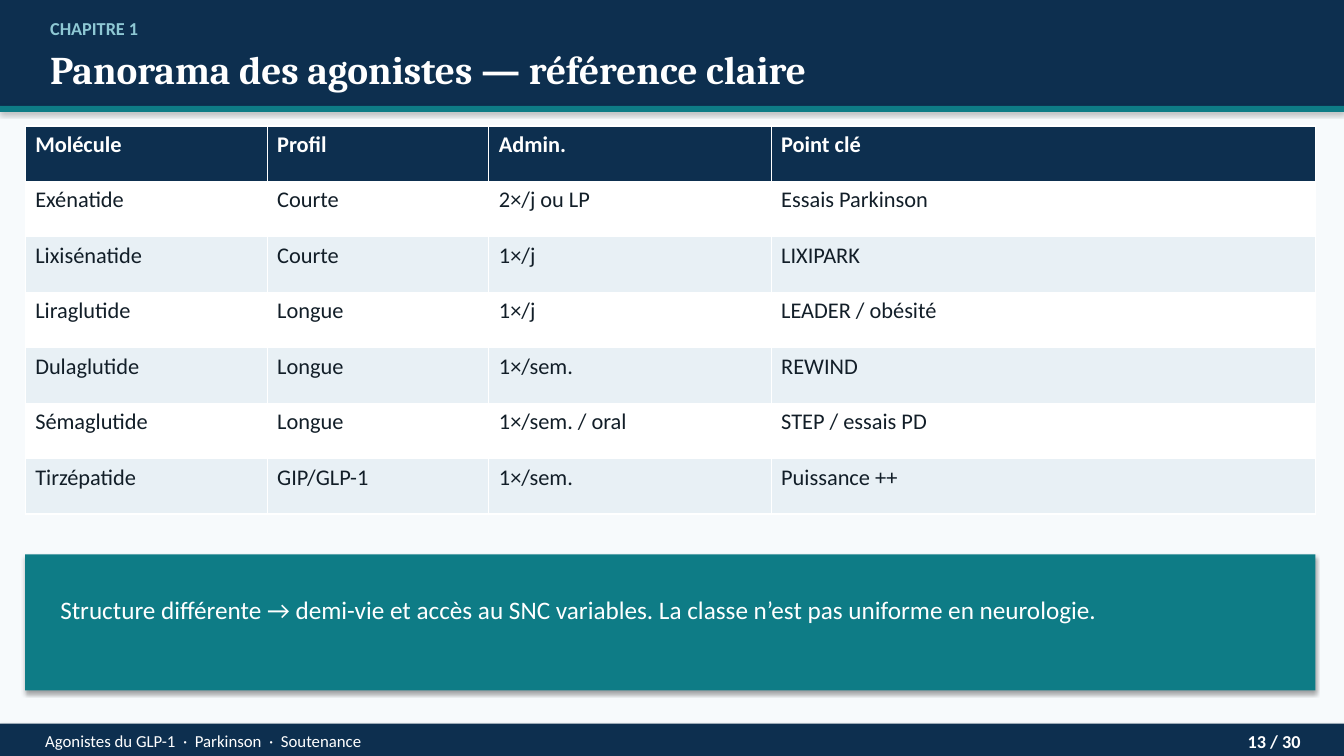
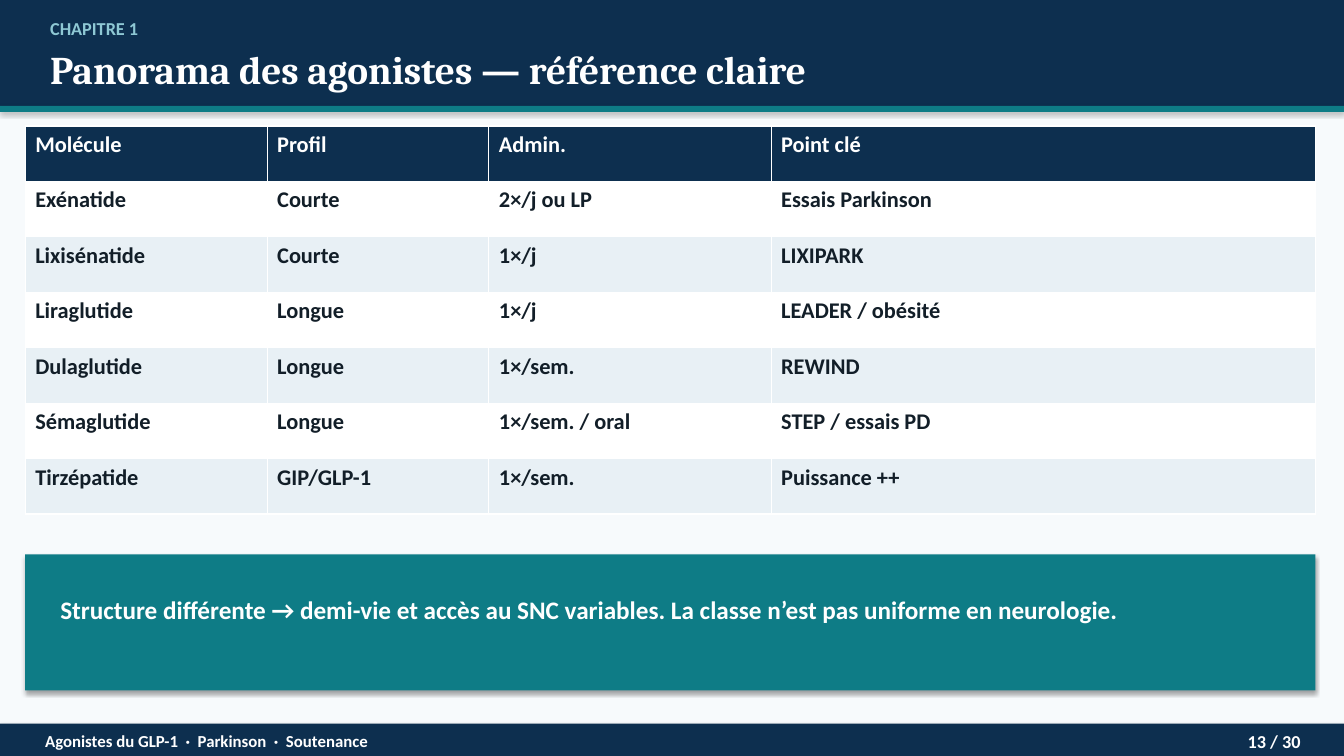
Before and after one commit to Mashtal-Platform/mashtal-platform, a slide deck: slide 13 of docs/presentation/Soutenance_GLP1_Parkinson.pptx. Drawn at 1344x756 pixels with LibreOffice and Linux fonts; fonts in the diff are those of the drawing. Boxes give left, top, right and bottom in pixels: in the first picture for what was removed or moved away, otherwise in the second. Text is boxed around its words. In the diff, an @@ line names an element or a change of style, - is before the commit and + after.

```diff
--- a/docs/presentation/Soutenance_GLP1_Parkinson.pptx
+++ b/docs/presentation/Soutenance_GLP1_Parkinson.pptx
@@ table at [25,126,1316,514] @@
@@ bold on in "Exénatide", "Courte", "2×/j ou LP", "Essais Parkinson" and 20 more places @@
@@ text "Structure différente → demi-vie et ..." at [60,601,1117,624]: bold on @@
@@ text "Agonistes du GLP-1 · Parkinson ..." at [45,735,368,750]: bold on @@
```
Also in this commit, not shown: 28 other slides changed, 4 other files.
